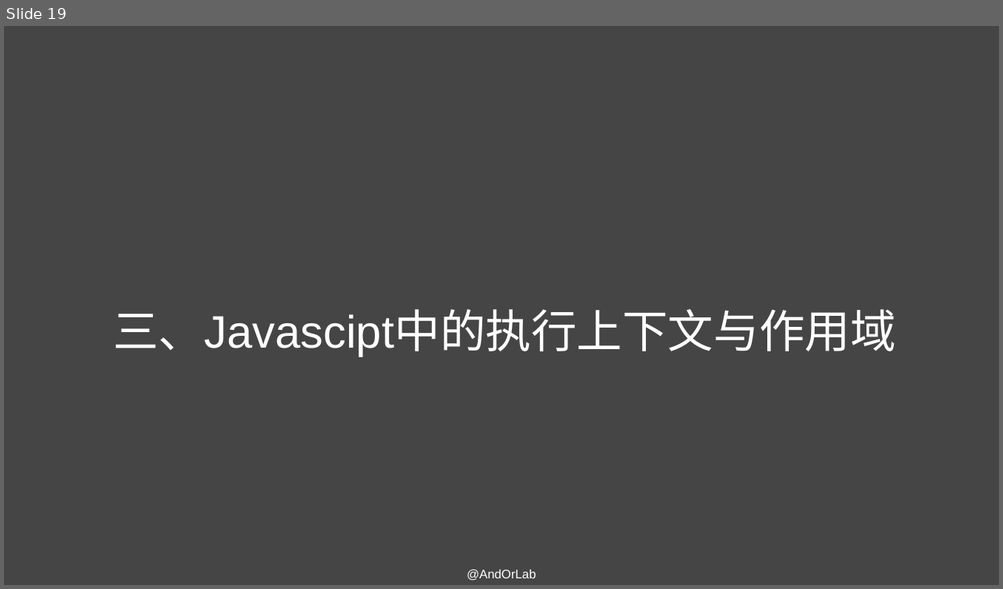
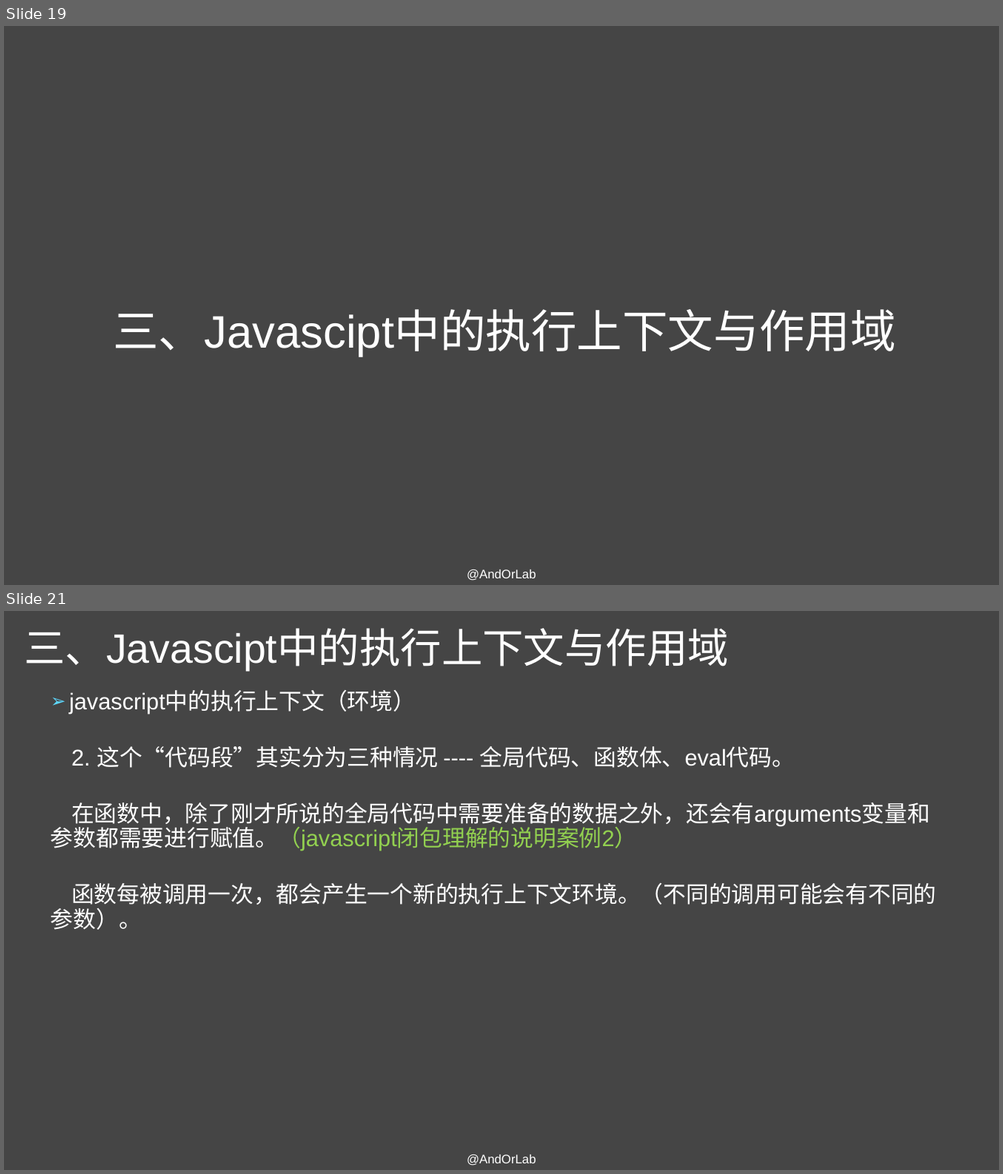
Before and after one commit to AndorLab/TodoList, a slide deck: contents/2018-11-07-王海亮/Javascript原型与闭包的理解.pptx. Shown one above the other, each under a label of ours: slide 19 before the commit, slides 19 and 21 after it; the slides between them are not shown. The pictures are 1003x589 and 1003x1174 pixels, drawn with LibreOffice and Linux fonts; fonts in the diff are those of the drawing. Boxes give left, top, right and bottom in pixels: in the first picture for what was removed or moved away, otherwise in the second. Text is boxed around its words. In the diff, an @@ line names an element or a change of style, - is before the commit and + after.

Commit message:
'continue(contents)补充上下文及作用域相关内容'

```diff
--- a/contents/2018-11-07-王海亮/Javascript原型与闭包的理解.pptx
+++ b/contents/2018-11-07-王海亮/Javascript原型与闭包的理解.pptx
@@ slide 21 added at bbox=[4, 611, 999, 1170], background #454545 @@
@@ title added at bbox=[24, 628, 728, 672], 39.6 pt, text #FFFFFF @@
+三、Javascipt中的执行上下文与作用域
@@ text added at bbox=[51, 692, 936, 930], 22 pt, text #FFFFFF @@
+➢ javascript中的执行上下文（环境）
+2. 这个“代码段”其实分为三种情况 ---- 全局代码、函数体、eval代码。
+在函数中，除了刚才所说的全局代码中需要准备的数据之外，还会有arguments变量和参数都需要进行赋值。（javascript闭包理解的说明案例2）
+函数每被调用一次，都会产生一个新的执行上下文环境。（不同的调用可能会有不同的参数）。
@@ text added at bbox=[466, 1155, 536, 1166], 12 pt, text #FFFFFF @@
+@AndOrLab
```
Also in this commit, not shown: 19 other slides added, 1 other file.
